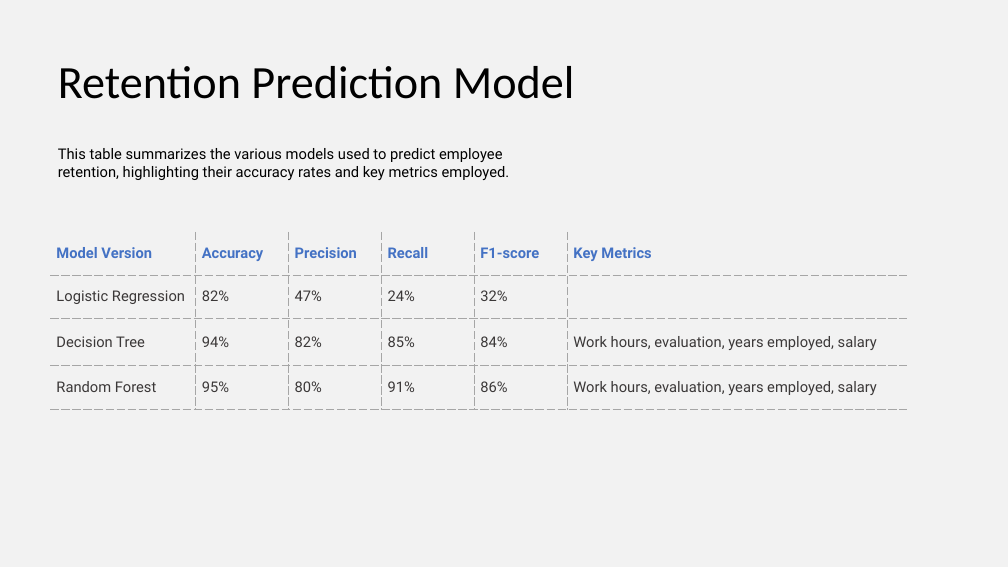
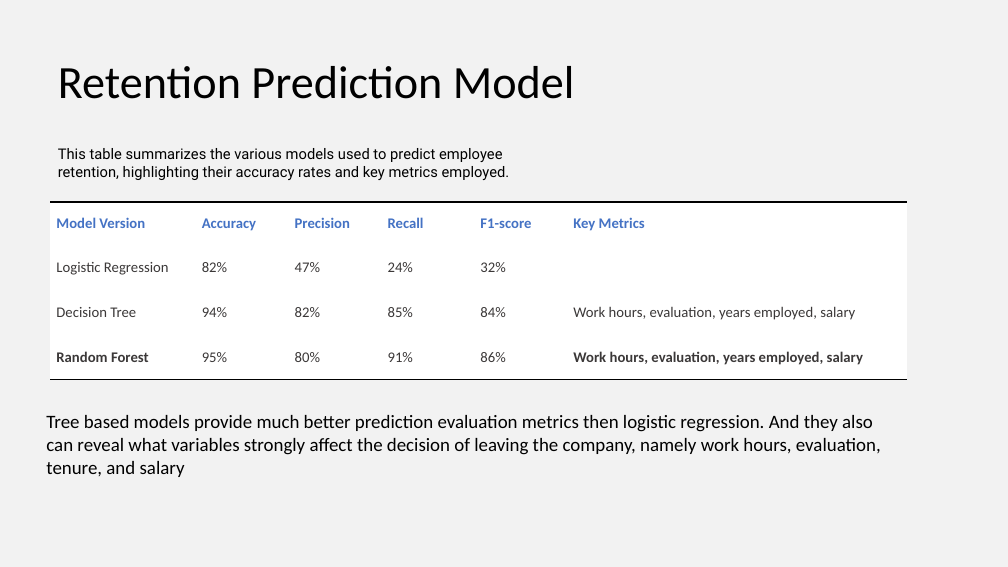
Before and after one commit to yuanchenGH/data_analysis_employee_turnover_project, a slide deck: slide 6 of Executive Summary.pptx (slide 4 before the commit). Drawn at 1008x567 pixels with LibreOffice and Linux fonts; fonts in the diff are those of the drawing. Boxes give left, top, right and bottom in pixels: in the first picture for what was removed or moved away, otherwise in the second. Text is boxed around its words. In the diff, an @@ line names an element or a change of style, - is before the commit and + after.

```diff
--- a/Executive Summary.pptx
+++ b/Executive Summary.pptx
@@ table at (x1=51, y1=202, x2=907, y2=380) @@
@@ fill none to #FFFFFF in 24 cells @@
@@ font Roboto to Calibri @@
@@ borders changed @@
@@ table moved from (x1=51, y1=232, x2=907, y2=410) to (x1=51, y1=202, x2=907, y2=380) @@
@@ text added at (x1=46, y1=415, x2=881, y2=477), 18 pt, text #000000 @@
+Tree based models provide much better prediction evaluation metrics then logistic regression. And they also can reveal what variables strongly affect the decision of leaving the company, namely work hours, evaluation, tenure, and salary
```
Also in this commit, not shown: 1 other slide changed, 2 slides added, 2 slides removed, 1 other file.
